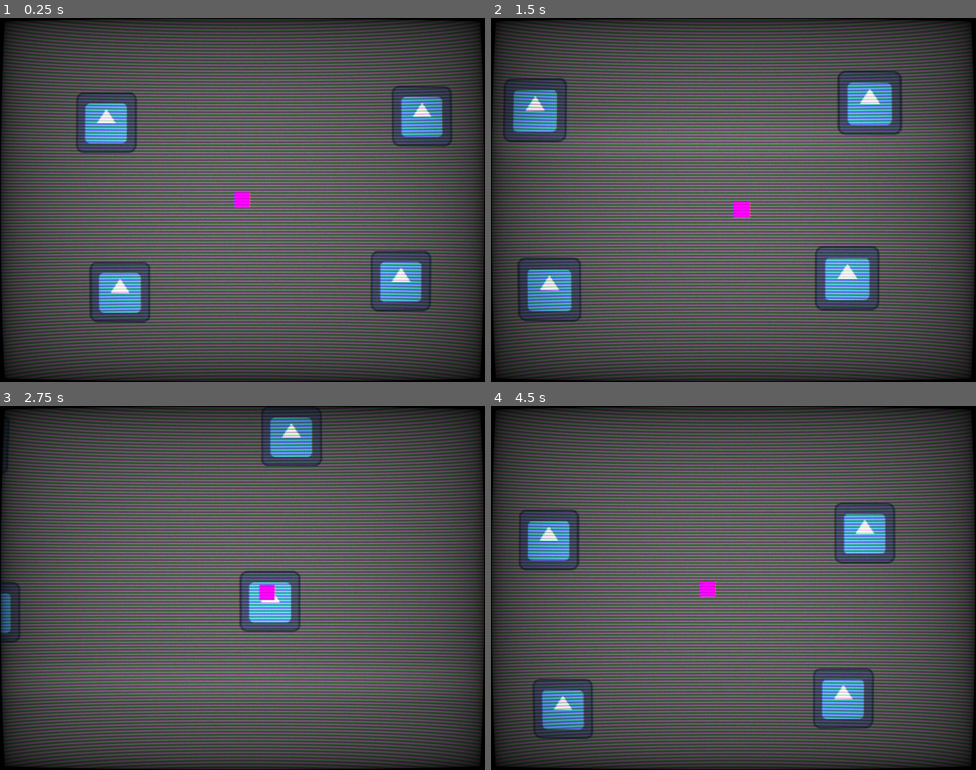
Above: before the commit, frames 1-4 (two rows, left to right).
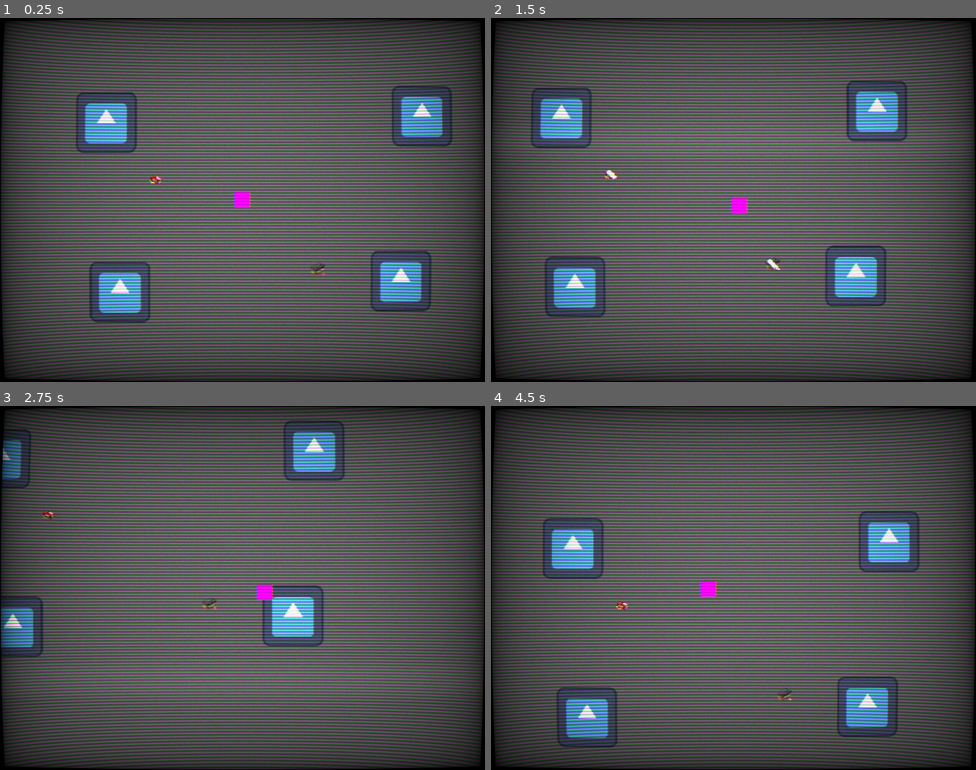
Above: after the commit, the same moments.

Repository: KevinSanchezO/pixel-resident-evil
Game: Godot game, scene res://scenes/rooms/room/room.tscn
Two runs of this game, one before a commit and one after it. Both use one fixed random seed, a clock stepped at 60 frames per second and the inputs below. The project has no main scene, so this scene is started directly. The engine's default icon, where the game draws it, is replaced by a stand-in: a white triangle on a blue panel in a dark square.
Inputs (mouse positions are in pixels of both pictures, inside the frame that each line leads up to):
- Up to frame 1 (0.25 s): no input
- Up to frame 2 (1.5 s): tap Enter at 0.5 s; move the mouse to (840, 181) at 0.52 s; hold D (right) 0.53-1.28 s; hold Right mouse button (aim) 0.53-1.28 s; tap Q (pick) at 0.8, 1.35 s; move the mouse to (636, 218) at 1.27 s; hold S (down) from 1.28 s (still down)
- Up to frame 3 (2.75 s): tap Space (sprint) at 1.55 s; move the mouse to (291, 507) at 2.02 s; release S (down) at 2.03 s; hold D (right) from 2.03 s (still down); hold Space (sprint) from 2.03 s (still down); right-click (291, 507) at 2.3 s
- Up to frame 4 (4.5 s): move the mouse to (709, 660) at 2.77 s; release D (right) at 2.78 s; release Space (sprint) at 2.78 s; hold W (up) 2.78-3.53 s; right-click (709, 660) at 2.85 s; tap Q (pick) at 3.05, 3.6 s; move the mouse to (879, 642) at 3.52 s; hold Space (sprint) 3.53-4.28 s; hold A (left) from 3.53 s (still down); move the mouse to (588, 533) at 4.27 s; tap Space (sprint) at 4.35 s

The runs differ from the first frame. In frame 1, 0.1% of the frame differs, in the area x 30-68%, y 43-71%; in frame 2, 7.3%; in frame 3, 5.9%; in frame 4, 8.5%, in the area x 5-89%, y 26-94%.

Commit message:
pick up inventory system

Diff:
--- /dev/null
+++ b/layers/enemy_layer/enemy_layer.tscn
@@ -0,0 +1,3 @@
+[gd_scene format=3 uid="uid://2qwu8evsxqta"]
+
+[node name="EnemyLayer" type="Node2D"]
--- /dev/null
+++ b/layers/pick_up_layer/pick_up_layer.tscn
@@ -0,0 +1,3 @@
+[gd_scene format=3 uid="uid://ksj0fvre1kjk"]
+
+[node name="PickUpLayer" type="Node2D"]
--- /dev/null
+++ b/resources/materials/2d_highlight.tres
@@ -0,0 +1,11 @@
+[gd_resource type="ShaderMaterial" load_steps=2 format=3 uid="uid://b4lk57hv0en6x"]
+
+[ext_resource type="Shader" path="res://resources/shaders/2d_highlight.gdshader" id="1_xcu6h"]
+
+[resource]
+resource_local_to_scene = true
+shader = ExtResource("1_xcu6h")
+shader_parameter/highlight_color = Color(1, 1, 1, 1)
+shader_parameter/frequency = 0.35
+shader_parameter/highlight_speed = 3.0
+shader_parameter/highlight_width = 10.0
--- /dev/null
+++ b/resources/shaders/2d_highlight.gdshader
@@ -0,0 +1,30 @@
+shader_type canvas_item;
+
+// The color that flashes when highlighting the sprite
+uniform vec4 highlight_color : source_color = vec4(1.0, 1.0, 1.0, 1.0);
+
+// Used to control the time between flashes
+uniform float frequency : hint_range(0.0, 50.0) = 0.35;
+
+// Speed of each flash
+uniform float highlight_speed : hint_range(0.0, 25.0) = 3.0;
+
+// How much area each flash covers (width)
+uniform float highlight_width : hint_range(0.0, 50.0) = 10.0;
+
+void fragment( )
+{
+	vec4 input_color = texture(TEXTURE, UV);
+	float width = 0.001 * frequency * highlight_width / 2.0;
+
+	// can play with + or - sign for each UV
+	// to control which direction the highlight moves
+	// ex. -UV.x - UV.y makes the highlight go from
+	// top left to bottom right
+	float value = floor(sin(frequency * ((-UV.x + UV.y) + TIME * highlight_speed)) + width);
+
+	// used to control when to use input color vs highlight color
+	float highlight = value > 0.5? 1.0: 0.0;
+	vec3 new_color = input_color.rgb * (1.0 - highlight) + highlight_color.rgb * highlight;
+	COLOR = vec4(new_color, input_color.a);
+}
--- a/scenes/components/game_camera/game_camera.gd
+++ b/scenes/components/game_camera/game_camera.gd
@@ -12,7 +12,7 @@
 @onready var unzoom_aim_camera := Vector2(1.0, 1.0)
 
 @export var zoom_aim_camera := Vector2(1.2, 1.2)
-@export var zoom_time := 0.3
+@export var zoom_time := 0.1
 
 func _ready() -> void:
 	current_zoom = zoom
--- a/scenes/components/inventory/inventory.gd
+++ b/scenes/components/inventory/inventory.gd
@@ -1,4 +1,43 @@
 extends Node
 class_name Inventory
 
+signal inventory_modified()
+signal item_removed()
+signal inventory_filled()
+
 const MAX_ITEM_COUNT := 6
+var item_list := []
+
+func add_item_to_inventory(pick_up:PickUp) -> void:
+	if pick_up == null:
+		return
+
+	if self.get_child_count() == MAX_ITEM_COUNT:
+		inventory_filled.emit()
+		return
+
+	var item_instance = pick_up.inventory_item.instantiate()
+	pick_up.despawn_pick_up()
+	if item_instance is AmmunitionItem:
+		_update_ammo_item(item_instance)
+		return
+	self.add_child(item_instance)
+
+
+func print_inventory() -> void:
+	print("[ INVENTORY ]")
+	for i in get_child_count():
+		var child := get_child(i)
+		if child is AmmunitionItem:
+			print(child, child.current_amount)
+		else:
+			print(child)
+
+
+func _update_ammo_item(item_instance:AmmunitionItem):
+	for i in get_child_count():
+		var child := get_child(i)
+		if child.type == item_instance.type:
+			child.current_amount += item_instance.amount
+			return
+	self.add_child(item_instance)
--- /dev/null
+++ b/scenes/components/pick_up_detector/pick_up_detector.gd
@@ -0,0 +1,14 @@
+extends Area2D
+class_name PickUpDetector
+
+
+func get_pick_up() -> PickUp:
+	var weapon_list = []
+
+	for body in get_overlapping_bodies():
+		weapon_list.append(body)
+
+	if weapon_list.size() <= 0:
+		return null
+
+	return weapon_list[0]
--- /dev/null
+++ b/scenes/components/pick_up_detector/pick_up_detector.tscn
@@ -0,0 +1,8 @@
+[gd_scene load_steps=2 format=3 uid="uid://csr3iummeravo"]
+
+[ext_resource type="Script" path="res://scenes/components/pick_up_detector/pick_up_detector.gd" id="1_52n6f"]
+
+[node name="PickUpDetector" type="Area2D"]
+collision_layer = 2
+collision_mask = 64
+script = ExtResource("1_52n6f")
--- a/scenes/game_objects/entities/entity/entity.tscn
+++ b/scenes/game_objects/entities/entity/entity.tscn
@@ -15,3 +15,5 @@
 [node name="Hitbox" parent="." instance=ExtResource("4_fja7s")]
 
 [node name="Visuals" type="Node2D" parent="."]
+
+[node name="Audios" type="Node2D" parent="."]
--- a/scenes/game_objects/entities/player/player.gd
+++ b/scenes/game_objects/entities/player/player.gd
@@ -5,6 +5,11 @@
 
 @onready var player_sprite := $Visuals/PlayerSprite as Sprite2D
 @onready var game_camera := $GameCamera as GameCamera
+@onready var pick_up_detector := $PickUpDetector as PickUpDetector
+@onready var inventory := $Inventory as Inventory
+
+var aiming:bool
+var sprinting:bool
 
 func _process(_delta: float) -> void:
 	_handle_camera()
@@ -14,17 +19,13 @@
 	if loss_of_control_effects != []:
 		return
 
-	if Input.is_action_pressed("aim"):
-		game_camera.enter_aiming_camera()
-	if Input.is_action_just_released("aim"):
-		game_camera.exit_aiming_camera()
+	var movement_vector := get_input_direction() as Vector2
 
-	if Input.get_action_strength("sprint"):
-		velocity_2d.modify_current_speed(_get_velocity(true))
-	else:
-		velocity_2d.modify_current_speed(_get_velocity(false))
+	_handle_aiming()
+	_handle_sprint(movement_vector)
+	_handle_pick_up()
 
-	var movement_vector := get_input_direction() as Vector2
+	velocity_2d.modify_current_speed(_get_velocity())
 	velocity_2d.accelerate(movement_vector)
 	velocity_2d.move(self)
 
@@ -37,14 +38,44 @@
 	return input_dir
 
 
-func _get_velocity(sprint:bool) -> float:
-	if !sprint:
+func _get_velocity() -> float:
+	if aiming:
+		return velocity_2d.max_slow_speed
+
+	if !sprinting:
 		return velocity_2d.max_neutral_speed if !health.is_low_health() else velocity_2d.max_slow_speed
 	else:
 		return velocity_2d.max_fast_speed if !health.is_low_health() else velocity_2d.max_neutral_speed
 
 
-func _handle_camera():
+func _handle_camera() -> void:
 	var new_camera_position = global_position + (get_global_mouse_position() - \
 	global_position) * camera_smoothing
 	game_camera.global_position = new_camera_position
+
+
+func _handle_aiming() -> void:
+	if Input.is_action_pressed("aim"):
+		game_camera.enter_aiming_camera()
+		aiming = true
+	if Input.is_action_just_released("aim"):
+		game_camera.exit_aiming_camera()
+		aiming = false
+
+
+func _handle_sprint(movement_vector:Vector2) -> void:
+	if Input.get_action_strength("sprint") and !aiming and- movement_vector != Vector2.ZERO:
+		sprinting = true
+	else:
+		sprinting = false
+
+
+func _handle_pick_up() -> void:
+	if aiming:
+		return
+
+	if Input.is_action_just_pressed("pick"):
+		var pick_up_item := pick_up_detector.get_pick_up()
+		inventory.add_item_to_inventory(pick_up_item)
+		inventory.inventory_modified.emit()
+		inventory.print_inventory()
--- a/scenes/game_objects/entities/player/player.tscn
+++ b/scenes/game_objects/entities/player/player.tscn
@@ -1,15 +1,19 @@
-[gd_scene load_steps=7 format=3 uid="uid://8oxowmexwkck"]
+[gd_scene load_steps=9 format=3 uid="uid://8oxowmexwkck"]
 
 [ext_resource type="PackedScene" uid="uid://dqa37mp2yp85f" path="res://scenes/game_objects/entities/entity/entity.tscn" id="1_i3of7"]
 [ext_resource type="Script" path="res://scenes/game_objects/entities/player/player.gd" id="2_mdblp"]
 [ext_resource type="PackedScene" uid="uid://b6bror1u232yt" path="res://scenes/components/game_camera/game_camera.tscn" id="3_qtiwv"]
 [ext_resource type="PackedScene" uid="uid://b5eabwea4uhb7" path="res://scenes/components/inventory/inventory.tscn" id="4_xhyup"]
+[ext_resource type="PackedScene" uid="uid://csr3iummeravo" path="res://scenes/components/pick_up_detector/pick_up_detector.tscn" id="5_1uohd"]
 
 [sub_resource type="RectangleShape2D" id="RectangleShape2D_q4lr8"]
 size = Vector2(32, 32)
 
 [sub_resource type="PlaceholderTexture2D" id="PlaceholderTexture2D_kcws6"]
 size = Vector2(32, 32)
+
+[sub_resource type="CircleShape2D" id="CircleShape2D_wens3"]
+radius = 30.0
 
 [node name="Player" instance=ExtResource("1_i3of7")]
 collision_layer = 2
@@ -32,4 +36,10 @@
 
 [node name="GameCamera" parent="." index="5" instance=ExtResource("3_qtiwv")]
 
-[node name="Inventory" parent="." index="6" instance=ExtResource("4_xhyup")]
+[node name="PickUpDetector" parent="." index="6" instance=ExtResource("5_1uohd")]
+
+[node name="CollisionShape2D" type="CollisionShape2D" parent="PickUpDetector" index="0"]
+shape = SubResource("CircleShape2D_wens3")
+debug_color = Color(0, 0.6, 0.701961, 0)
+
+[node name="Inventory" parent="." index="7" instance=ExtResource("4_xhyup")]
--- a/scenes/game_objects/inventory_items/ammunition_items/ammunition_item/ammunition_item.gd
+++ b/scenes/game_objects/inventory_items/ammunition_items/ammunition_item/ammunition_item.gd
@@ -1,13 +1,21 @@
 extends InventoryItem
 class_name AmmunitionItem
 
-var ammount:int
+enum types {PISTOL, SHOTGUN, RIFLE, GRENADE, MAGNUM}
+
+@export var amount:int
+@export var type:types
+
+var current_amount:int
+
+func _ready() -> void:
+	current_amount = amount
 
 
 func reload(value:int) -> void:
-	ammount -= value
+	current_amount -= value
 
-	if ammount <= 0:
+	if current_amount <= 0:
 		discarded_item.emit()
 	else:
 		modified_item.emit()
--- /dev/null
+++ b/scenes/game_objects/inventory_items/ammunition_items/pistol_ammunition_item/pistol_ammunition_item.tscn
@@ -0,0 +1,8 @@
+[gd_scene load_steps=3 format=3 uid="uid://dbgv2na48a7ja"]
+
+[ext_resource type="PackedScene" uid="uid://cg8mtiawyejto" path="res://scenes/game_objects/inventory_items/ammunition_items/ammunition_item/ammunition_item.tscn" id="1_jwq1c"]
+[ext_resource type="Texture2D" uid="uid://b76an4eoo1cpk" path="res://scenes/game_objects/pick_ups/ammo_pick_ups/pistol_ammo_pick_up/pistol_ammo.png" id="2_swk4j"]
+
+[node name="PistolAmmunitionItem" instance=ExtResource("1_jwq1c")]
+amount = 12
+item_image = ExtResource("2_swk4j")
--- /dev/null
+++ b/scenes/game_objects/inventory_items/ammunition_items/shotgun_ammunition_item/shotgun_ammunition_item.tscn
@@ -0,0 +1,9 @@
+[gd_scene load_steps=3 format=3 uid="uid://sugoxc4r112l"]
+
+[ext_resource type="PackedScene" uid="uid://cg8mtiawyejto" path="res://scenes/game_objects/inventory_items/ammunition_items/ammunition_item/ammunition_item.tscn" id="1_y43aq"]
+[ext_resource type="Texture2D" uid="uid://cmtkw118gjxfg" path="res://scenes/game_objects/pick_ups/ammo_pick_ups/shotgun_ammo_pick_up/shotgun_ammo.png" id="2_xuuuj"]
+
+[node name="ShotgunAmmunitionItem" instance=ExtResource("1_y43aq")]
+amount = 4
+type = 1
+item_image = ExtResource("2_xuuuj")
--- a/scenes/game_objects/inventory_items/inventory_item/inventory_item.gd
+++ b/scenes/game_objects/inventory_items/inventory_item/inventory_item.gd
@@ -4,5 +4,11 @@
 signal discarded_item()
 signal modified_item()
 
-@export var game_object:PackedScene
-@export var sprite:Image
+@export var item_image:CompressedTexture2D
+
+func emit_discard() -> void:
+	discarded_item.emit()
+
+
+func emit_modified_item() -> void:
+	modified_item.emit()
--- /dev/null
+++ b/scenes/game_objects/pick_ups/ammo_pick_ups/ammo_pick_up/ammo_pick_up.gd
@@ -0,0 +1,4 @@
+extends PickUp
+class_name AmmoPickUp
+
+@export var rounds:int
--- /dev/null
+++ b/scenes/game_objects/pick_ups/ammo_pick_ups/ammo_pick_up/ammo_pick_up.tscn
@@ -0,0 +1,21 @@
+[gd_scene load_steps=5 format=3 uid="uid://b3hiamgqqj00v"]
+
+[ext_resource type="PackedScene" uid="uid://ceewu7wh1vcif" path="res://scenes/game_objects/pick_ups/pick_up/pick_up.tscn" id="1_rmoah"]
+[ext_resource type="Shader" path="res://resources/shaders/2d_highlight.gdshader" id="2_i1u5l"]
+[ext_resource type="Script" path="res://scenes/game_objects/pick_ups/ammo_pick_ups/ammo_pick_up/ammo_pick_up.gd" id="2_tg8wa"]
+
+[sub_resource type="ShaderMaterial" id="ShaderMaterial_0n5he"]
+resource_local_to_scene = true
+shader = ExtResource("2_i1u5l")
+shader_parameter/highlight_color = Color(1, 1, 1, 1)
+shader_parameter/frequency = 0.35
+shader_parameter/highlight_speed = 3.0
+shader_parameter/highlight_width = 10.0
+
+[node name="AmmoPickUp" instance=ExtResource("1_rmoah")]
+material = SubResource("ShaderMaterial_0n5he")
+script = ExtResource("2_tg8wa")
+rounds = 0
+
+[node name="PickUpSprite" parent="." index="1"]
+material = SubResource("ShaderMaterial_0n5he")
--- /dev/null
+++ b/scenes/game_objects/pick_ups/ammo_pick_ups/pistol_ammo_pick_up/pistol_ammo_pick_up.tscn
@@ -0,0 +1,37 @@
+[gd_scene load_steps=7 format=3 uid="uid://dq03k8ap76dy"]
+
+[ext_resource type="PackedScene" uid="uid://b3hiamgqqj00v" path="res://scenes/game_objects/pick_ups/ammo_pick_ups/ammo_pick_up/ammo_pick_up.tscn" id="1_l2c6x"]
+[ext_resource type="Texture2D" uid="uid://b76an4eoo1cpk" path="res://scenes/game_objects/pick_ups/ammo_pick_ups/pistol_ammo_pick_up/pistol_ammo.png" id="2_0nw5p"]
+[ext_resource type="Shader" path="res://resources/shaders/2d_highlight.gdshader" id="2_krdwq"]
+[ext_resource type="PackedScene" uid="uid://dbgv2na48a7ja" path="res://scenes/game_objects/inventory_items/ammunition_items/pistol_ammunition_item/pistol_ammunition_item.tscn" id="3_1r16q"]
+
+[sub_resource type="ShaderMaterial" id="ShaderMaterial_mabik"]
+resource_local_to_scene = true
+shader = ExtResource("2_krdwq")
+shader_parameter/highlight_color = Color(1, 1, 1, 1)
+shader_parameter/frequency = 0.35
+shader_parameter/highlight_speed = 3.0
+shader_parameter/highlight_width = 10.0
+
+[sub_resource type="CircleShape2D" id="CircleShape2D_yrc28"]
+radius = 20.0
+
+[node name="PistolAmmoPickUp" instance=ExtResource("1_l2c6x")]
+material = SubResource("ShaderMaterial_mabik")
+rounds = 15
+inventory_item = ExtResource("3_1r16q")
+
+[node name="CollisionShape2D" parent="." index="0"]
+shape = SubResource("CircleShape2D_yrc28")
+
+[node name="PickUpSprite" parent="." index="1"]
+material = SubResource("ShaderMaterial_mabik")
+texture = ExtResource("2_0nw5p")
+
+[node name="CollisionShape2D" type="CollisionShape2D" parent="PlayerDetection" index="0"]
+shape = SubResource("CircleShape2D_yrc28")
+debug_color = Color(1, 1, 1, 0)
+
+[node name="DetectedAnimation" parent="." index="3"]
+position = Vector2(0, -25)
+frame_progress = 0.626546
--- /dev/null
+++ b/scenes/game_objects/pick_ups/ammo_pick_ups/shotgun_ammo_pick_up/shotgun_ammo_pick_up.tscn
@@ -0,0 +1,37 @@
+[gd_scene load_steps=7 format=3 uid="uid://bbbimq68bhx7v"]
+
+[ext_resource type="PackedScene" uid="uid://b3hiamgqqj00v" path="res://scenes/game_objects/pick_ups/ammo_pick_ups/ammo_pick_up/ammo_pick_up.tscn" id="1_lrhrp"]
+[ext_resource type="Shader" path="res://resources/shaders/2d_highlight.gdshader" id="2_dtyl1"]
+[ext_resource type="Texture2D" uid="uid://cmtkw118gjxfg" path="res://scenes/game_objects/pick_ups/ammo_pick_ups/shotgun_ammo_pick_up/shotgun_ammo.png" id="3_42qoo"]
+[ext_resource type="PackedScene" uid="uid://sugoxc4r112l" path="res://scenes/game_objects/inventory_items/ammunition_items/shotgun_ammunition_item/shotgun_ammunition_item.tscn" id="3_gewqg"]
+
+[sub_resource type="ShaderMaterial" id="ShaderMaterial_soouh"]
+resource_local_to_scene = true
+shader = ExtResource("2_dtyl1")
+shader_parameter/highlight_color = Color(1, 1, 1, 1)
+shader_parameter/frequency = 0.35
+shader_parameter/highlight_speed = 3.0
+shader_parameter/highlight_width = 10.0
+
+[sub_resource type="CircleShape2D" id="CircleShape2D_uch51"]
+radius = 20.0
+
+[node name="ShotgunAmmoPickUp" instance=ExtResource("1_lrhrp")]
+material = SubResource("ShaderMaterial_soouh")
+rounds = 4
+inventory_item = ExtResource("3_gewqg")
+
+[node name="CollisionShape2D" parent="." index="0"]
+shape = SubResource("CircleShape2D_uch51")
+
+[node name="PickUpSprite" parent="." index="1"]
+material = SubResource("ShaderMaterial_soouh")
+texture = ExtResource("3_42qoo")
+
+[node name="CollisionShape2D" type="CollisionShape2D" parent="PlayerDetection" index="0"]
+shape = SubResource("CircleShape2D_uch51")
+debug_color = Color(1, 1, 1, 0)
+
+[node name="DetectedAnimation" parent="." index="3"]
+position = Vector2(0, -30)
+frame_progress = 0.626546
--- a/scenes/game_objects/pick_ups/pick_up/pick_up.gd
+++ b/scenes/game_objects/pick_ups/pick_up/pick_up.gd
@@ -1,7 +1,24 @@
-extends Node2D
+extends RigidBody2D
 class_name PickUp
 
 @export var inventory_item:PackedScene
 
-func _object_picked() -> void:
-	self.queue_free()
+@onready var player_detection := $PlayerDetection as Area2D
+@onready var detected_animation := $DetectedAnimation as AnimatedSprite2D
+
+func _ready() -> void:
+	detected_animation.visible = false
+	player_detection.area_entered.connect(_player_detection_on_area_entered)
+	player_detection.area_exited.connect(_player_detection_on_area_exited)
+
+
+func despawn_pick_up() -> void:
+	queue_free()
+
+
+func _player_detection_on_area_entered(_area) -> void:
+	detected_animation.visible = true
+
+
+func _player_detection_on_area_exited(_area) -> void:
+	detected_animation.visible = false
--- a/scenes/game_objects/pick_ups/pick_up/pick_up.tscn
+++ b/scenes/game_objects/pick_ups/pick_up/pick_up.tscn
@@ -1,12 +1,66 @@
-[gd_scene load_steps=2 format=3 uid="uid://ceewu7wh1vcif"]
+[gd_scene load_steps=9 format=3 uid="uid://ceewu7wh1vcif"]
 
 [ext_resource type="Script" path="res://scenes/game_objects/pick_ups/pick_up/pick_up.gd" id="1_qanhh"]
+[ext_resource type="Material" uid="uid://b4lk57hv0en6x" path="res://resources/materials/2d_highlight.tres" id="2_qky17"]
+[ext_resource type="Texture2D" uid="uid://b2rhqob8dsxk6" path="res://scenes/game_objects/pick_ups/pick_up/ui_pickup.png" id="3_yvvtq"]
 
-[node name="PickUp" type="Node2D"]
+[sub_resource type="AtlasTexture" id="AtlasTexture_hbcyv"]
+atlas = ExtResource("3_yvvtq")
+region = Rect2(0, 0, 32, 32)
+
+[sub_resource type="AtlasTexture" id="AtlasTexture_0gl5h"]
+atlas = ExtResource("3_yvvtq")
+region = Rect2(32, 0, 32, 32)
+
+[sub_resource type="AtlasTexture" id="AtlasTexture_m7bif"]
+atlas = ExtResource("3_yvvtq")
+region = Rect2(64, 0, 32, 32)
+
+[sub_resource type="AtlasTexture" id="AtlasTexture_qij8k"]
+atlas = ExtResource("3_yvvtq")
+region = Rect2(96, 0, 32, 32)
+
+[sub_resource type="SpriteFrames" id="SpriteFrames_adyle"]
+animations = [{
+"frames": [{
+"duration": 1.0,
+"texture": SubResource("AtlasTexture_hbcyv")
+}, {
+"duration": 1.0,
+"texture": SubResource("AtlasTexture_0gl5h")
+}, {
+"duration": 1.0,
+"texture": SubResource("AtlasTexture_m7bif")
+}, {
+"duration": 1.0,
+"texture": SubResource("AtlasTexture_qij8k")
+}],
+"loop": true,
+"name": &"default",
+"speed": 5.0
+}]
+
+[node name="PickUp" type="RigidBody2D"]
+material = ExtResource("2_qky17")
+collision_layer = 64
+collision_mask = 0
+gravity_scale = 0.0
 script = ExtResource("1_qanhh")
 
+[node name="CollisionShape2D" type="CollisionShape2D" parent="."]
+debug_color = Color(1, 1, 1, 0)
+
 [node name="PickUpSprite" type="Sprite2D" parent="."]
+material = ExtResource("2_qky17")
 
-[node name="PickUpArea" type="Area2D" parent="."]
+[node name="PlayerDetection" type="Area2D" parent="."]
 collision_layer = 64
-collision_mask = 0
+collision_mask = 2
+
+[node name="DetectedAnimation" type="AnimatedSprite2D" parent="."]
+z_index = 100
+scale = Vector2(2, 2)
+sprite_frames = SubResource("SpriteFrames_adyle")
+autoplay = "default"
+frame_progress = 0.277068
+speed_scale = 2.0
--- /dev/null
+++ b/scenes/game_objects/pick_ups/weapon_pick_ups/weapon_pick_up/weapon_pick_up.gd
@@ -0,0 +1,2 @@
+extends PickUp
+class_name WeaponPickUp
--- a/scenes/rooms/room/room.tscn
+++ b/scenes/rooms/room/room.tscn
@@ -1,8 +1,28 @@
-[gd_scene load_steps=4 format=3 uid="uid://bh2x77ujb4vf7"]
+[gd_scene load_steps=10 format=3 uid="uid://bh2x77ujb4vf7"]
 
 [ext_resource type="PackedScene" uid="uid://bidc38yu8bcp3" path="res://ui/crt/crt.tscn" id="1_2i2li"]
 [ext_resource type="PackedScene" uid="uid://8oxowmexwkck" path="res://scenes/game_objects/entities/player/player.tscn" id="1_5ydjl"]
 [ext_resource type="Texture2D" uid="uid://fax25u74gdkh" path="res://icon.svg" id="2_d042y"]
+[ext_resource type="PackedScene" uid="uid://ksj0fvre1kjk" path="res://layers/pick_up_layer/pick_up_layer.tscn" id="3_j4hq1"]
+[ext_resource type="Shader" path="res://resources/shaders/2d_highlight.gdshader" id="4_ijohw"]
+[ext_resource type="PackedScene" uid="uid://dq03k8ap76dy" path="res://scenes/game_objects/pick_ups/ammo_pick_ups/pistol_ammo_pick_up/pistol_ammo_pick_up.tscn" id="4_sioxl"]
+[ext_resource type="PackedScene" uid="uid://bbbimq68bhx7v" path="res://scenes/game_objects/pick_ups/ammo_pick_ups/shotgun_ammo_pick_up/shotgun_ammo_pick_up.tscn" id="5_utce4"]
+
+[sub_resource type="ShaderMaterial" id="ShaderMaterial_58tun"]
+resource_local_to_scene = true
+shader = ExtResource("4_ijohw")
+shader_parameter/highlight_color = Color(1, 1, 1, 1)
+shader_parameter/frequency = 0.35
+shader_parameter/highlight_speed = 3.0
+shader_parameter/highlight_width = 10.0
+
+[sub_resource type="ShaderMaterial" id="ShaderMaterial_jnb3p"]
+resource_local_to_scene = true
+shader = ExtResource("4_ijohw")
+shader_parameter/highlight_color = Color(1, 1, 1, 1)
+shader_parameter/frequency = 0.35
+shader_parameter/highlight_speed = 3.0
+shader_parameter/highlight_width = 10.0
 
 [node name="Room" type="Node2D"]
 
@@ -24,4 +44,14 @@
 position = Vector2(334, 171)
 texture = ExtResource("2_d042y")
 
+[node name="PickUpLayer" parent="." instance=ExtResource("3_j4hq1")]
+
+[node name="ShotgunAmmoPickUp" parent="PickUpLayer" instance=ExtResource("5_utce4")]
+material = SubResource("ShaderMaterial_58tun")
+position = Vector2(158, 145)
+
+[node name="PistolAmmoPickUp" parent="PickUpLayer" instance=ExtResource("4_sioxl")]
+material = SubResource("ShaderMaterial_jnb3p")
+position = Vector2(-181, -43)
+
 [node name="Player" parent="." instance=ExtResource("1_5ydjl")]
Binary file added: scenes/game_objects/pick_ups/ammo_pick_ups/pistol_ammo_pick_up/pistol_ammo.png
Not shown, added: scenes/game_objects/pick_ups/ammo_pick_ups/pistol_ammo_pick_up/pistol_ammo.png.import
Binary file added: scenes/game_objects/pick_ups/ammo_pick_ups/shotgun_ammo_pick_up/shotgun_ammo.png
Not shown, added: scenes/game_objects/pick_ups/ammo_pick_ups/shotgun_ammo_pick_up/shotgun_ammo.png.import
Binary file added: scenes/game_objects/pick_ups/pick_up/ui_pickup.png
Not shown, added: scenes/game_objects/pick_ups/pick_up/ui_pickup.png.import
